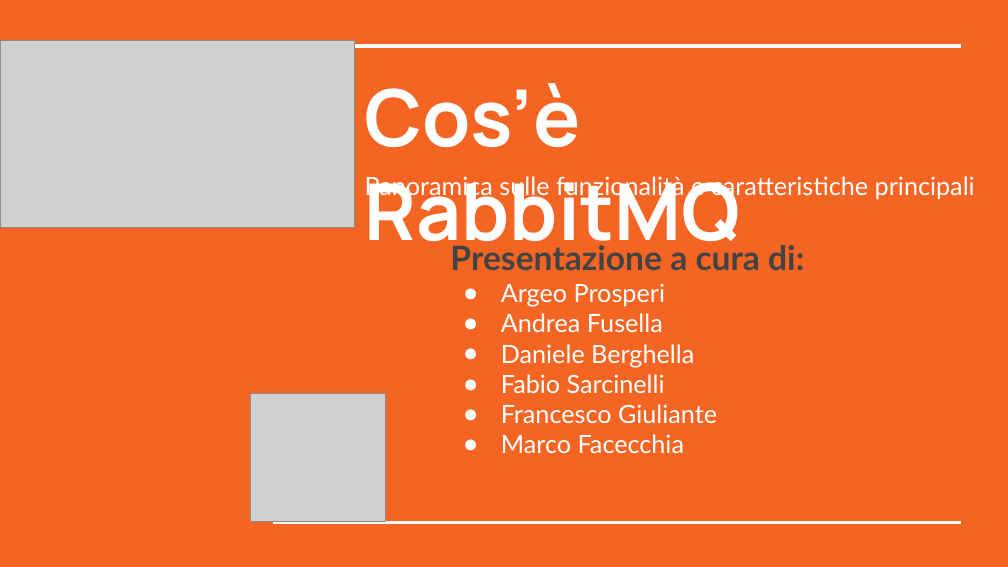
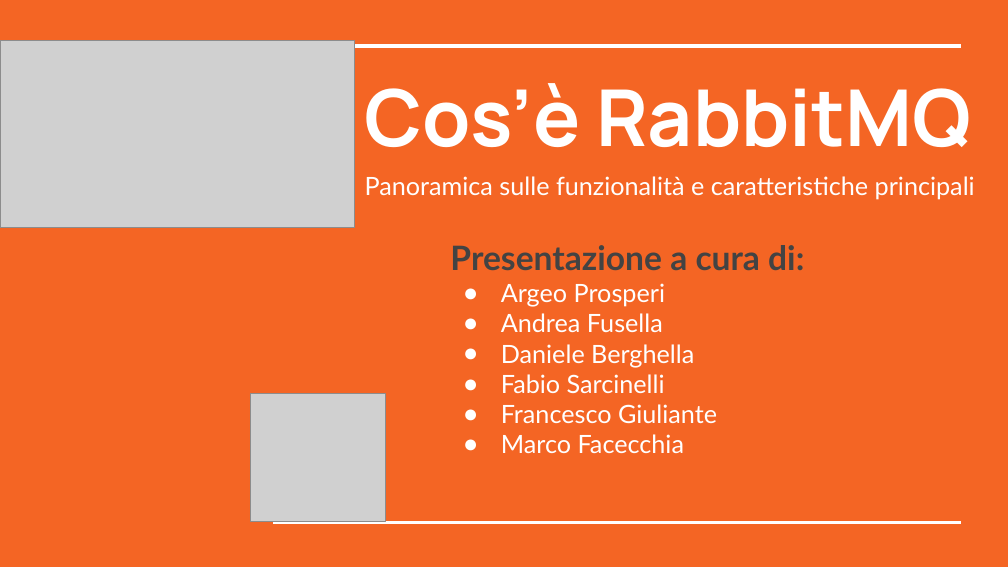
Before and after one commit to Andreafusella/RabbitMq, a slide deck: slide 1 of docs/presentation/presentazione.pptx. Drawn at 1008x567 pixels with LibreOffice and Linux fonts; fonts in the diff are those of the drawing; grey boxes stand for pictures. Boxes give left, top, right and bottom in pixels: in the first picture for what was removed or moved away, otherwise in the second. Text is boxed around its words. In the diff, an @@ line names an element or a change of style, - is before the commit and + after.

Commit message:
presentation updated

```diff
--- a/docs/presentation/presentazione.pptx
+++ b/docs/presentation/presentazione.pptx
@@ title "Cos’è RabbitMQ" rewrapped from [365,83,740,261] to [365,83,971,147] @@
```
